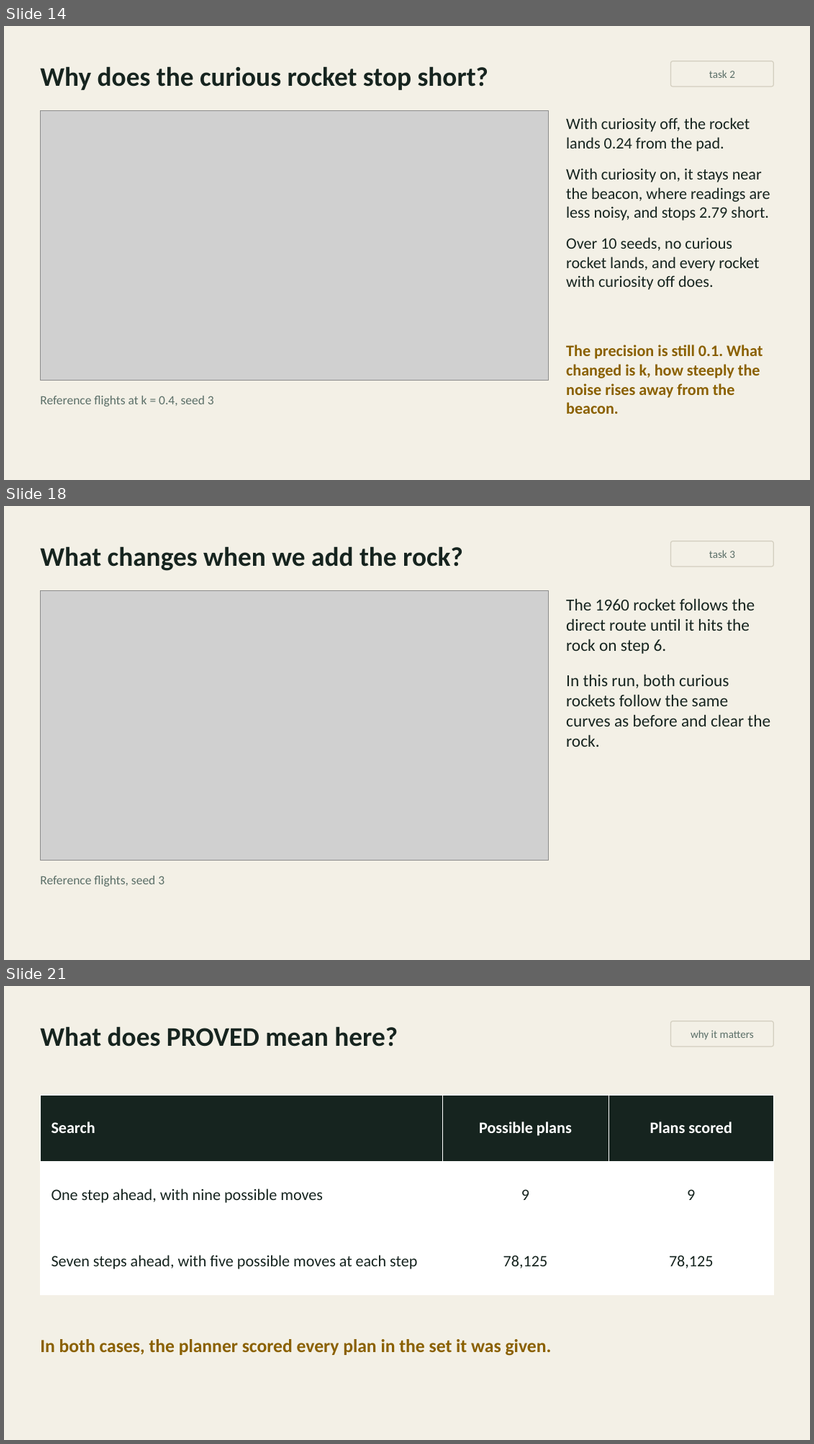
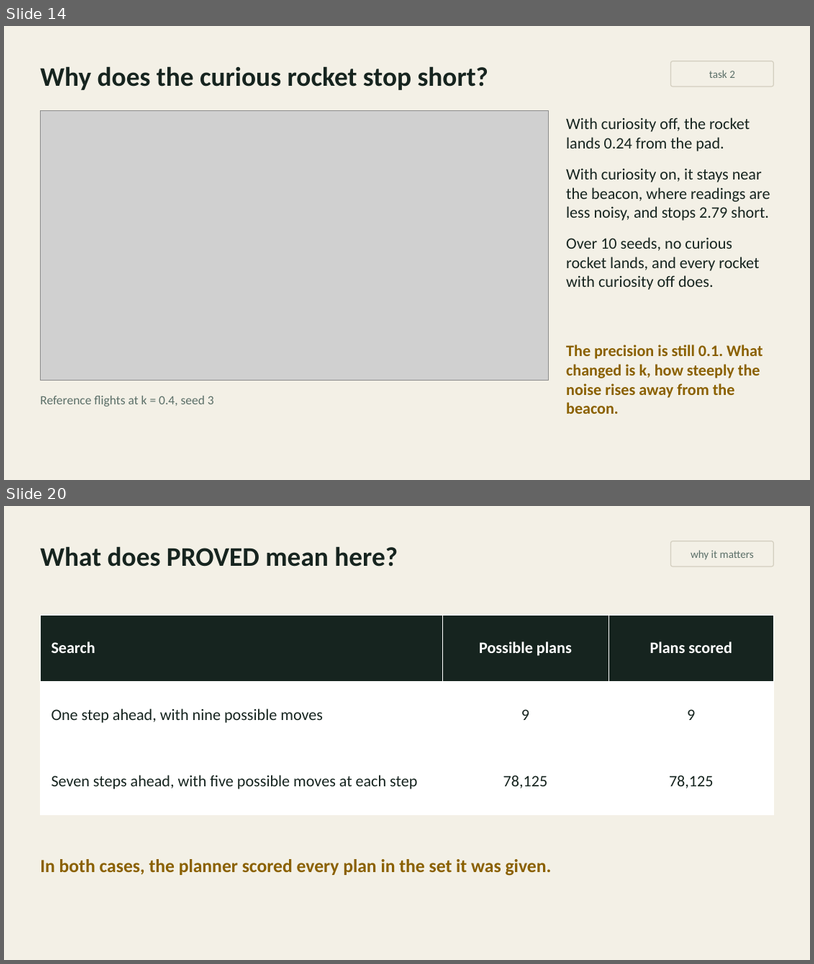
Before and after one commit to inferogenesis/cpomdp-workshop, a slide deck: deck/cpomdp_symposium_2026.pptx. Shown one above the other, each under a label of ours: slides 14, 18 and 21 before the commit, slides 14 and 20 after it; the slides between them are not shown. The pictures are 814x1444 and 814x964 pixels, drawn with LibreOffice and Linux fonts; fonts in the diff are those of the drawing; grey boxes stand for pictures. Boxes give left, top, right and bottom in pixels: in the first picture for what was removed or moved away, otherwise in the second. Text is boxed around its words. In the diff, an @@ line names an element or a change of style, - is before the commit and + after.

```diff
--- a/deck/cpomdp_symposium_2026.pptx
+++ b/deck/cpomdp_symposium_2026.pptx
@@ slide 18 removed at <box>4,506,810,960</box>, background #F3F0E6 @@
@@ text removed at <box>40,546,463,571</box> @@
-What changes when we add the rock?
@@ rounded rectangle removed at <box>671,541,774,566</box> @@
-task 3
@@ picture removed at <box>40,591,548,860</box> @@
@@ text removed at <box>566,598,771,746</box> @@
-The 1960 rocket follows the direct route until it hits the rock on step 6.
-In this run, both curious rockets follow the same curves as before and clear the rock.
@@ text removed at <box>40,875,165,886</box> @@
-Reference flights, seed 3
@@ what was slide 21 is now slide 20 @@
```
Also in this commit, not shown: 6 slides changed, 3 slides added, 3 other slides removed, 5 other files.
